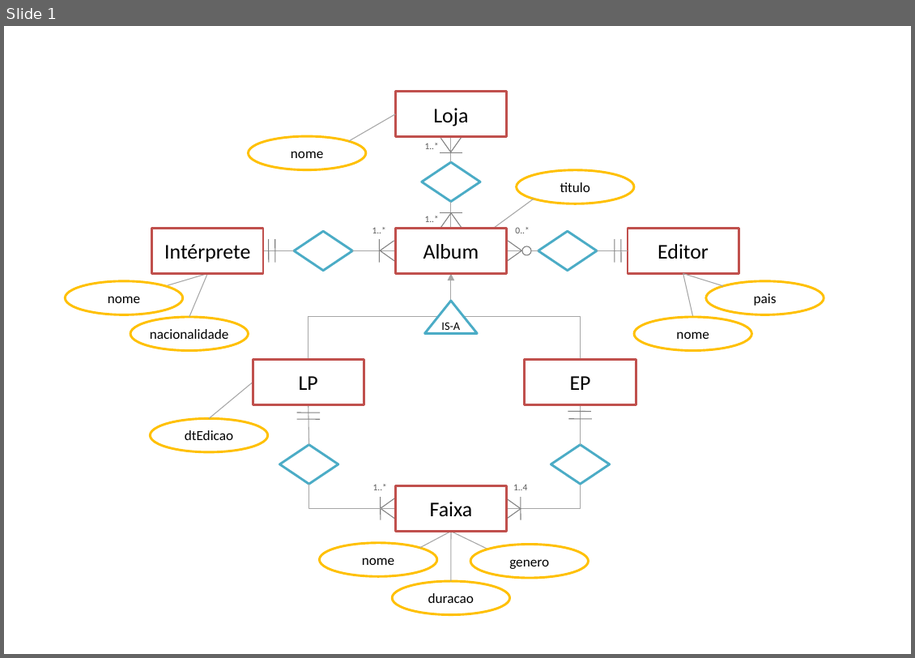
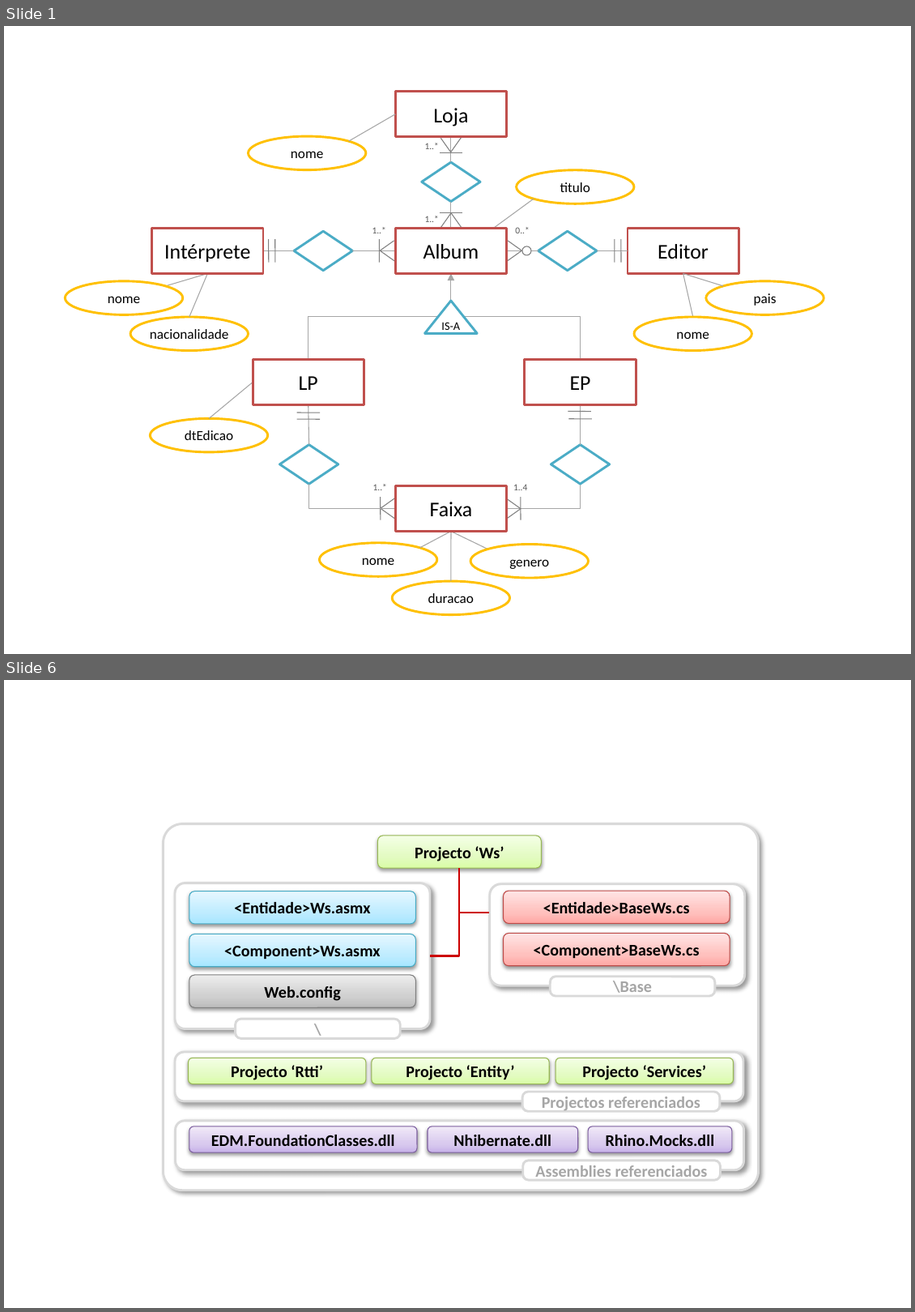
Before and after one commit to Netivski/projectoseminario, a slide deck: Documentação/Report Structures.pptx. Shown one above the other, each under a label of ours: slide 1 before the commit, slides 1 and 6 after it; the slides between them are not shown. The pictures are 915x658 and 915x1312 pixels, drawn with LibreOffice and Linux fonts; fonts in the diff are those of the drawing. Boxes give left, top, right and bottom in pixels: in the first picture for what was removed or moved away, otherwise in the second. Text is boxed around its words. In the diff, an @@ line names an element or a change of style, - is before the commit and + after.

```diff
--- a/Documentação/Report Structures.pptx
+++ b/Documentação/Report Structures.pptx
@@ slide 6 added at (4,680,911,1308), background #FFFFFF @@
@@ rounded rectangle added at (163,824,759,1191), fill #FFFFFF, outline #D9D9D9 2 pt @@
@@ rounded rectangle added at (377,836,541,869), fill gradient #DAFDA7 to #E4FCC2 to #F5FFE7, outline #98B955 0.75 pt, 14 pt, text #000000, bold @@
+Projecto ‘Ws’
@@ elbow line added from (430, 956) to (460, 869), #CC0000 1.5 pt @@
@@ elbow line added from (489, 912) to (460, 869), #CC0000 1.5 pt @@
@@ rounded rectangle added at (175,883,430,1029), fill #FFFFFF, outline #D9D9D9 2 pt @@
@@ rounded rectangle added at (189,891,415,924), fill gradient #A7E6FF to #C1EDFF to #E7F8FF, outline #46AAC5 0.75 pt, 14 pt, text #000000, bold @@
+<Entidade>Ws.asmx
@@ rounded rectangle added at (490,884,745,985), fill #FFFFFF, outline #D9D9D9 2 pt @@
@@ rounded rectangle added at (503,891,730,924), fill gradient #FFA6A5 to #FFC0BF to #FFE7E7, outline #BF4C48 0.75 pt, 14 pt, text #000000, bold @@
+<Entidade>BaseWs.cs
@@ rounded rectangle added at (189,934,415,967), fill gradient #A7E6FF to #C1EDFF to #E7F8FF, outline #46AAC5 0.75 pt, 14 pt, text #000000, bold @@
+<Component>Ws.asmx
@@ rounded rectangle added at (503,933,730,966), fill gradient #FFA6A5 to #FFC0BF to #FFE7E7, outline #BF4C48 0.75 pt, 14 pt, text #000000, bold @@
+<Component>BaseWs.cs
@@ rounded rectangle added at (189,975,415,1007), fill gradient #BDBDBD to #D1D1D1 to #EEEEEE, outline #808080 0.75 pt, 14 pt, text #000000, bold @@
+Web.config
@@ rounded rectangle added at (550,976,715,996), fill #FFFFFF, outline #D9D9D9 2 pt, 14 pt, text #A6A6A6, bold @@
+\Base
@@ rounded rectangle added at (235,1019,400,1039), fill #FFFFFF, outline #D9D9D9 2 pt, 14 pt, text #A6A6A6, bold @@
+\
@@ rounded rectangle added at (175,1052,744,1101), fill #FFFFFF, outline #D9D9D9 2 pt @@
@@ rounded rectangle added at (189,1057,366,1083), fill gradient #DAFDA7 to #E4FCC2 to #F5FFE7, outline #98B955 0.75 pt, 14 pt, text #000000, bold @@
+Projecto ‘Rtti’
@@ rounded rectangle added at (372,1057,549,1083), fill gradient #DAFDA7 to #E4FCC2 to #F5FFE7, outline #98B955 0.75 pt, 14 pt, text #000000, bold @@
+Projecto ‘Entity’
@@ rounded rectangle added at (556,1057,734,1083), fill gradient #DAFDA7 to #E4FCC2 to #F5FFE7, outline #98B955 0.75 pt, 14 pt, text #000000, bold @@
+Projecto ‘Services’
@@ rounded rectangle added at (522,1092,720,1112), fill #FFFFFF, outline #D9D9D9 2 pt, 14 pt, text #A6A6A6, bold @@
+Projectos referenciados
@@ rounded rectangle added at (176,1121,744,1170), fill #FFFFFF, outline #D9D9D9 2 pt @@
@@ rounded rectangle added at (189,1126,417,1152), fill gradient #C9B5E8 to #D8CBEE to #F0EAF9, outline #7D60A0 0.75 pt, 14 pt, text #000000, bold @@
+EDM.FoundationClasses.dll
@@ rounded rectangle added at (428,1126,578,1152), fill gradient #C9B5E8 to #D8CBEE to #F0EAF9, outline #7D60A0 0.75 pt, 14 pt, text #000000, bold @@
+Nhibernate.dll
@@ rounded rectangle added at (589,1126,733,1152), fill gradient #C9B5E8 to #D8CBEE to #F0EAF9, outline #7D60A0 0.75 pt, 14 pt, text #000000, bold @@
+Rhino.Mocks.dll
@@ rounded rectangle added at (523,1161,721,1180), fill #FFFFFF, outline #D9D9D9 2 pt, 14 pt, text #A6A6A6, bold @@
+Assemblies referenciados
```
Also in this commit, not shown: 9 other slides added, 1 slide removed, 1 other file.
